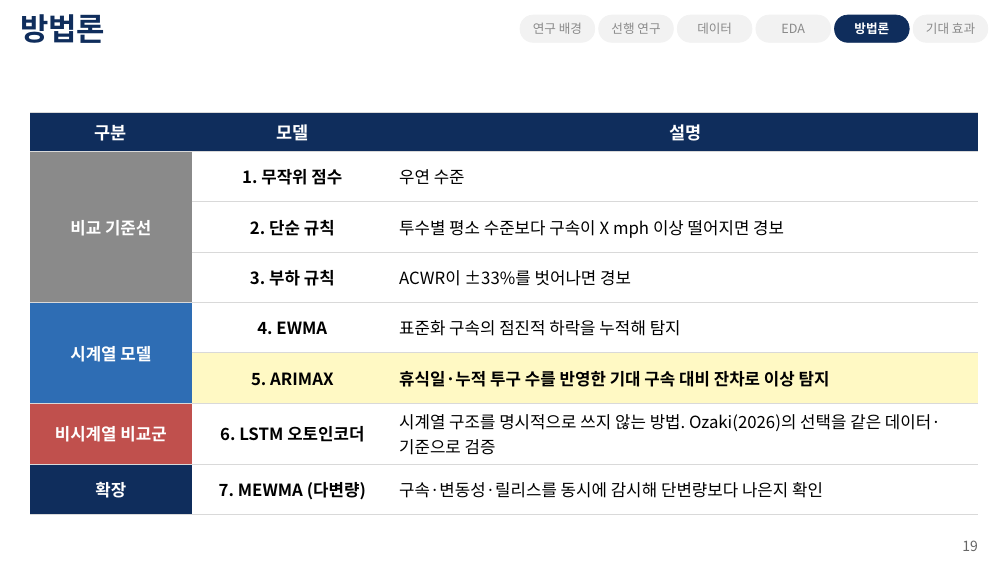
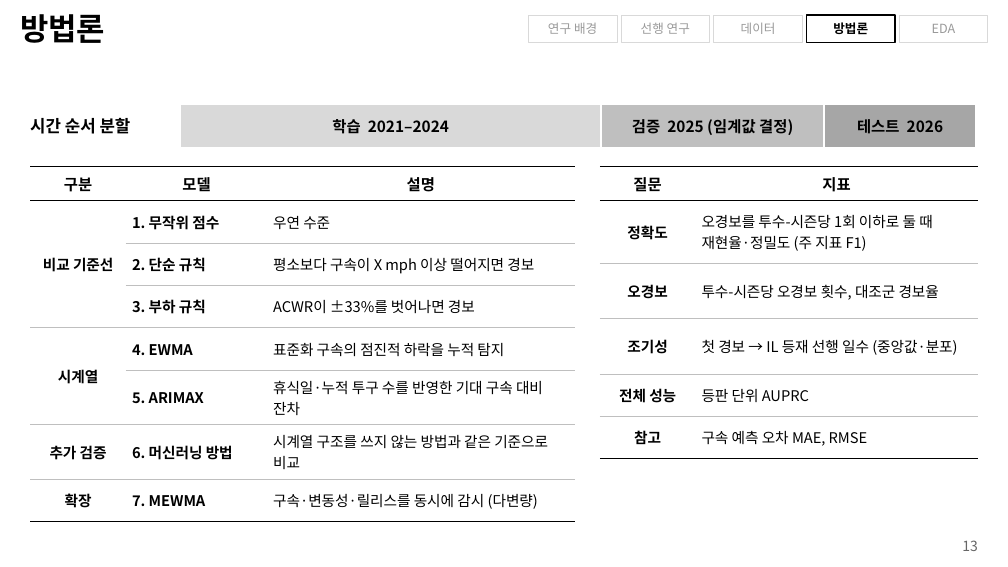
Before and after one commit to chirisjmmm/timeseries, a slide deck: slide 13 of presentation/투수부상_조기경보_제안발표_KO.pptx (slide 19 before the commit). Drawn at 1008x567 pixels with LibreOffice and Linux fonts; fonts in the diff are those of the drawing; background and template pictures are left out. Boxes give left, top, right and bottom in pixels: in the first picture for what was removed or moved away, otherwise in the second. Text is boxed around its words. In the diff, an @@ line names an element or a change of style, - is before the commit and + after.

```diff
--- a/presentation/투수부상_조기경보_제안발표_KO.pptx
+++ b/presentation/투수부상_조기경보_제안발표_KO.pptx
@@ title "방법론" at (20, 14, 105, 43): text colour #0F2D5C to #000000 @@
@@ rectangle "연구 배경": place and size @@
-rectangle "연구 배경" at (520, 15, 595, 42)
+rectangle "연구 배경" at (528, 15, 617, 42)
@@ rectangle "선행 연구": place and size @@
-rectangle "선행 연구" at (599, 15, 673, 42)
+rectangle "선행 연구" at (621, 15, 710, 42)
@@ rectangle "데이터": place and size @@
-rectangle "데이터" at (677, 15, 752, 42)
+rectangle "데이터" at (714, 15, 802, 42)
@@ rectangle "방법론": place and size @@
-rectangle "방법론" at (835, 15, 909, 42)
+rectangle "방법론" at (806, 15, 895, 42)
@@ rectangle "방법론" at (806, 15, 895, 42): text colour #FFFFFF to #000000; rounded rectangle to rectangle; fill #0F2D5C to none; outline #0F2D5C 0.5 pt to #000000 1 pt @@
@@ text colour #8A8A8A to #9A9A9A; rounded rectangle to rectangle; fill #F2F2F2 to none; outline #F2F2F2 0.5 pt to #D9D9D9 0.5 pt in 4 elements at (528, 15, 617, 42), (621, 15, 710, 42), (714, 15, 802, 42), (899, 15, 988, 42) @@
@@ rectangle "EDA": place and size @@
-rectangle "EDA" at (756, 15, 831, 42)
+rectangle "EDA" at (899, 15, 988, 42)
@@ rounded rectangle removed at (913, 15, 988, 42) @@
-기대 효과
@@ text added at (30, 118, 131, 134), 12 pt, text #000000, bold @@
+시간 순서 분할
@@ rectangle added at (181, 106, 600, 146), fill #D9D9D9, outline #D9D9D9 0.75 pt, 11 pt, text #000000, bold @@
+학습 2021–2024
@@ rectangle added at (603, 106, 823, 146), fill #BFBFBF, outline #BFBFBF 0.75 pt, 11 pt, text #000000, bold @@
+검증 2025 (임계값 결정)
@@ rectangle added at (826, 106, 975, 146), fill #A6A6A6, outline #A6A6A6 0.75 pt, 11 pt, text #000000, bold @@
+테스트 2026
@@ table at (30, 166, 575, 513) @@
-row 3, column 3: 투수별 평소 수준보다 구속이 X mph 이상 떨어지면 경보
+row 3, column 3: 평소보다 구속이 X mph 이상 떨어지면 경보
-row 5, column 1: 시계열 모델
+row 5, column 1: 시계열
-row 5, column 3: 표준화 구속의 점진적 하락을 누적해 탐지
+row 5, column 3: 표준화 구속의 점진적 하락을 누적 탐지
-row 6, column 3: 휴식일·누적 투구 수를 반영한 기대 구속 대비 잔차로 이상 탐지
+row 6, column 3: 휴식일·누적 투구 수를 반영한 기대 구속 대비 잔차
-row 7: 비시계열 비교군 | 6. LSTM 오토인코더 | 시계열 구조를 명시적으로 쓰지 않는 방법. Ozaki(2026)의 선택을 같은 데이터·기준으로 검증
+row 7: 추가 검증 | 6. 머신러닝 방법 | 시계열 구조를 쓰지 않는 방법과 같은 기준으로 비교
-row 8, column 2: 7. MEWMA (다변량)
+row 8, column 2: 7. MEWMA
-row 8, column 3: 구속·변동성·릴리스를 동시에 감시해 단변량보다 나은지 확인
+row 8, column 3: 구속·변동성·릴리스를 동시에 감시 (다변량)
@@ fill #0F2D5C to none in 4 cells @@
@@ fill #8A8A8A to none in row 2, column 1 @@
@@ fill #FFFFFF to none in 12 cells @@
@@ fill #2E6DB4 to none in row 5, column 1 @@
@@ fill #FFF9C4 to none in 2 cells @@
@@ fill #C0504D to none in row 7, column 1 @@
@@ size 12.5 to 11 pt in "구분", "모델", "설명" @@
@@ text colour #FFFFFF to #000000 in "구분", "모델", "설명", "비교 기준선" and 1 more places @@
@@ size 12 to 10.5 pt in "비교 기준선", "1. 무작위 점수", "우연 수준", "2. 단순 규칙" and 5 more places @@
@@ alignment centre to left @@
@@ borders changed @@
@@ table: place and size @@
-table at (30, 113, 978, 504)
+table at (30, 166, 575, 513)
@@ table added at (600, 166, 978, 450), 6 rows, 2 columns @@
+질문 | 지표
+정확도 | 오경보를 투수-시즌당 1회 이하로 둘 때 재현율·정밀도 (주 지표 F1)
+오경보 | 투수-시즌당 오경보 횟수, 대조군 경보율
+조기성 | 첫 경보 → IL 등재 선행 일수 (중앙값·분포)
+전체 성능 | 등판 단위 AUPRC
+참고 | 구속 예측 오차 MAE, RMSE
@@ page number at (962, 540, 978, 551): text changed @@
-19
+13
```
Also in this commit, not shown: 17 other slides changed, 3 slides removed, 1 other file.
